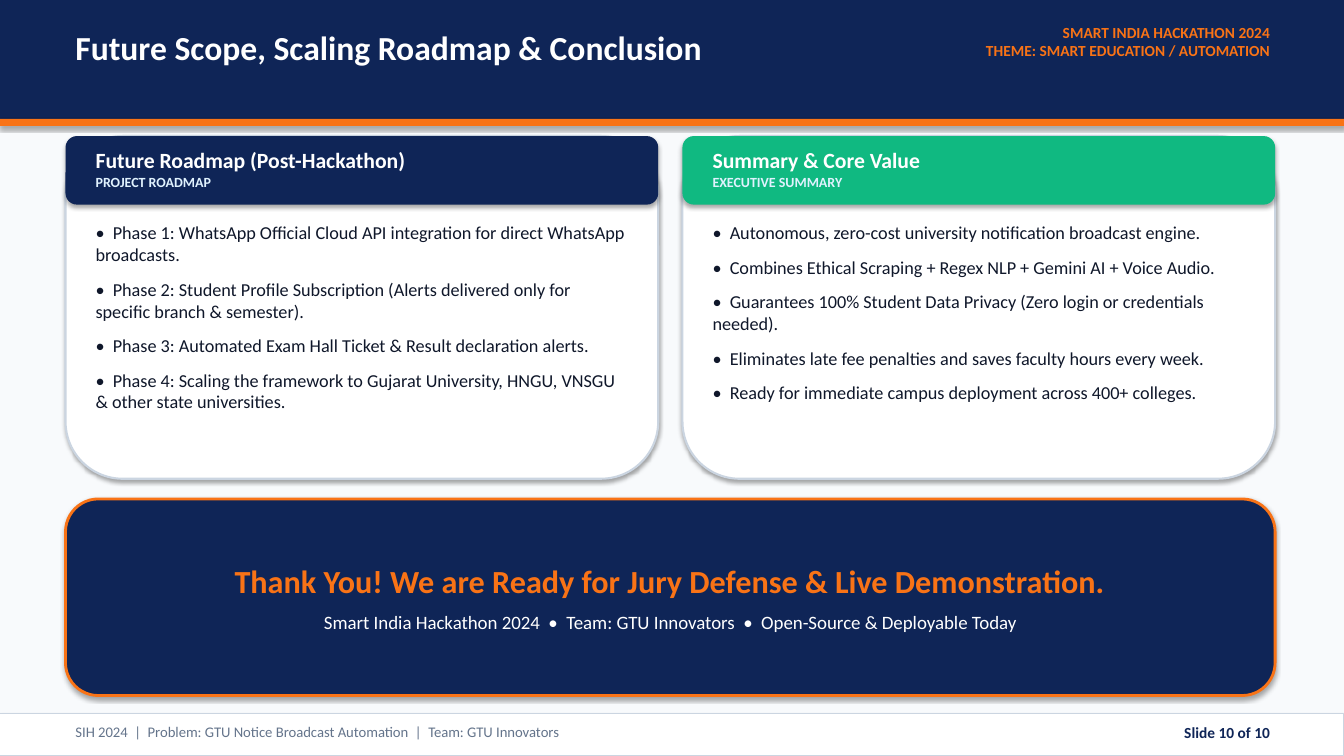
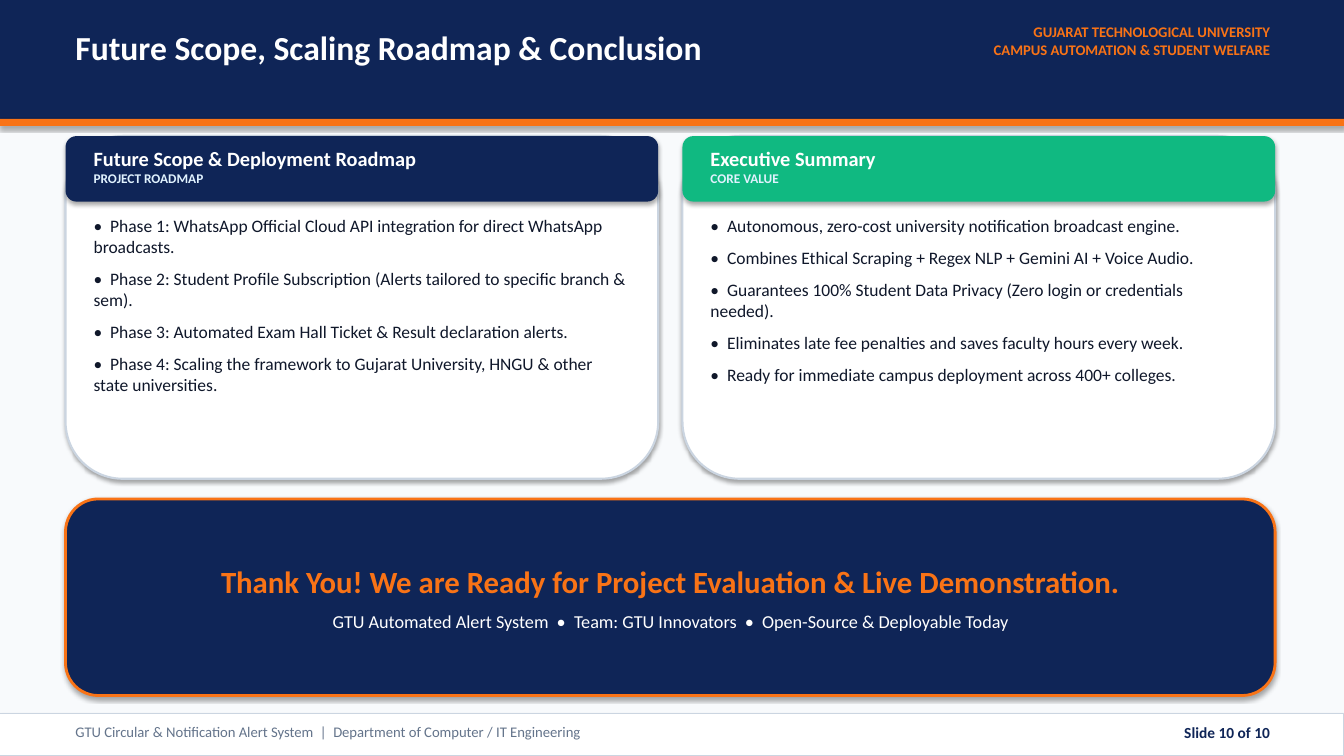
Before and after one commit to SMuhammad24/GTUAlertsystem, a slide deck: slide 10 of SIH2024_GTU_Alert_System_Presentation.pptx. Drawn at 1344x756 pixels with LibreOffice and Linux fonts; fonts in the diff are those of the drawing. Boxes give left, top, right and bottom in pixels: in the first picture for what was removed or moved away, otherwise in the second. Text is boxed around its words. In the diff, an @@ line names an element or a change of style, - is before the commit and + after.

```diff
--- a/SIH2024_GTU_Alert_System_Presentation.pptx
+++ b/SIH2024_GTU_Alert_System_Presentation.pptx
@@ text at [994, 27, 1270, 55]: text changed; size 11 to 10.5 pt @@
-SMART INDIA HACKATHON 2024
-THEME: SMART EDUCATION / AUTOMATION
+GUJARAT TECHNOLOGICAL UNIVERSITY
+CAMPUS AUTOMATION & STUDENT WELFARE
@@ text at [94, 151, 416, 170]: text changed; size 15.5 to 14.5 pt @@
-Future Roadmap (Post-Hackathon)
+Future Scope & Deployment Roadmap
@@ text at [94, 174, 203, 183]: size 10 to 9.5 pt in "PROJECT ROADMAP" @@
@@ text at [710, 151, 876, 183]: text changed; size 15.5 to 14.5 pt @@
-Summary & Core Value
-EXECUTIVE SUMMARY
+Executive Summary
+CORE VALUE
@@ text at [94, 220, 602, 338]: size 13 to 12.5 pt in "• Phase 1: WhatsApp Official Cloud API ...", "• Phase 3: Automated Exam Hall Ticket ..."; less space between paragraphs @@
@@ text "• Autonomous, zero-cost university notification ..." at [710, 220, 1193, 384]: size 13 to 12.5 pt; less space between paragraphs @@
@@ text at [94, 272, 609, 309]: text changed; size 13 to 12.5 pt @@
-• Phase 2: Student Profile Subscription (Alerts delivered only for specific branch & semester).
+• Phase 2: Student Profile Subscription (Alerts tailored to specific branch & sem).
@@ text at [94, 358, 593, 391]: text changed; size 13 to 12.5 pt @@
-• Phase 4: Scaling the framework to Gujarat University, HNGU, VNSGU & other state universities.
+• Phase 4: Scaling the framework to Gujarat University, HNGU & other state universities.
@@ text in rounded rectangle at [221, 571, 1119, 631]: text changed; size 13.5 to 13 pt @@
-Thank You! We are Ready for Jury Defense & Live Demonstration.
-Smart India Hackathon 2024 • Team: GTU Innovators • Open-Source & Deployable Today
+Thank You! We are Ready for Project Evaluation & Live Demonstration.
+GTU Automated Alert System • Team: GTU Innovators • Open-Source & Deployable Today
@@ text at [75, 727, 580, 740]: text changed @@
-SIH 2024 | Problem: GTU Notice Broadcast Automation | Team: GTU Innovators
+GTU Circular & Notification Alert System | Department of Computer / IT Engineering
```
Also in this commit, not shown: 9 other slides changed, 1 other file.
